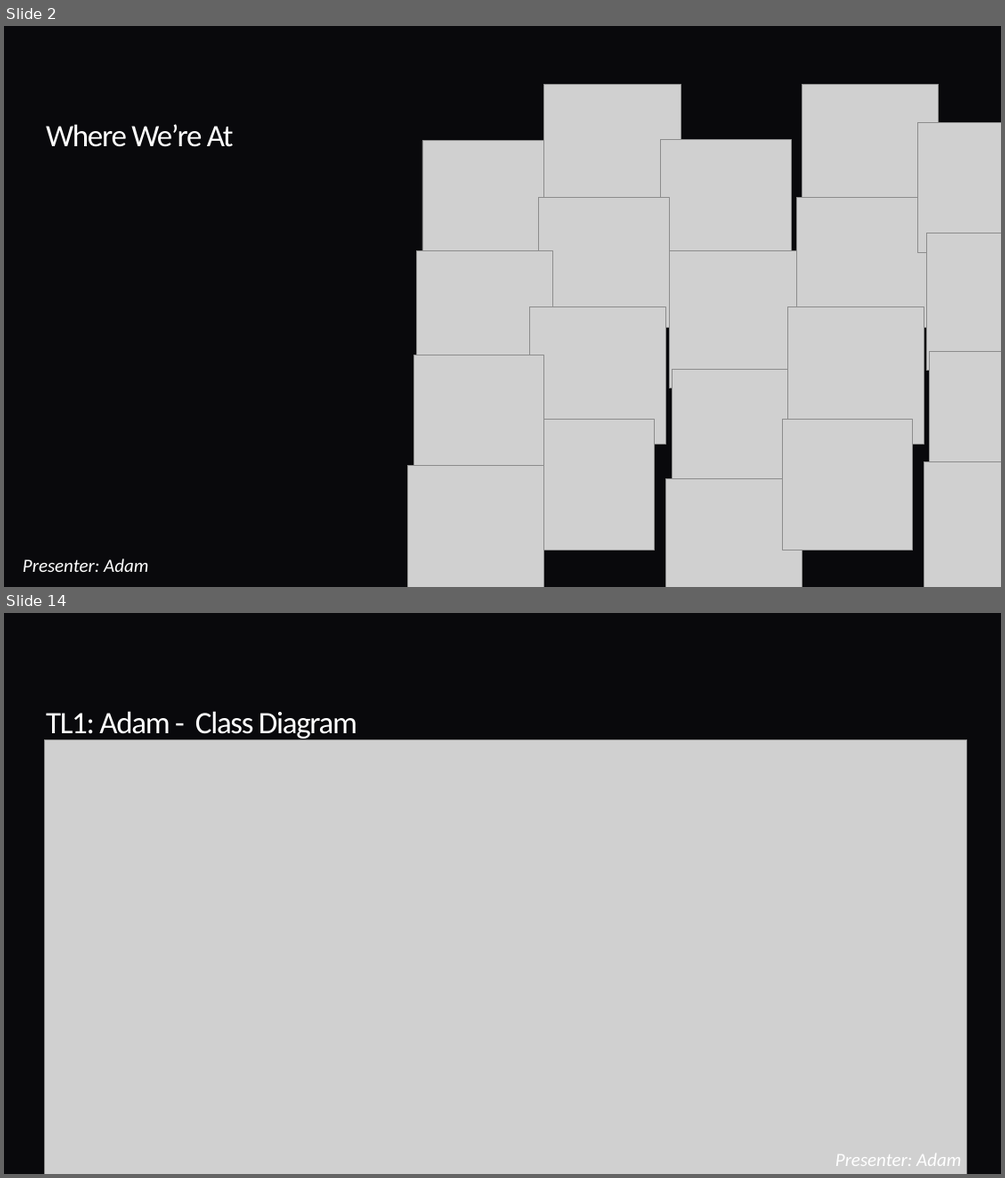
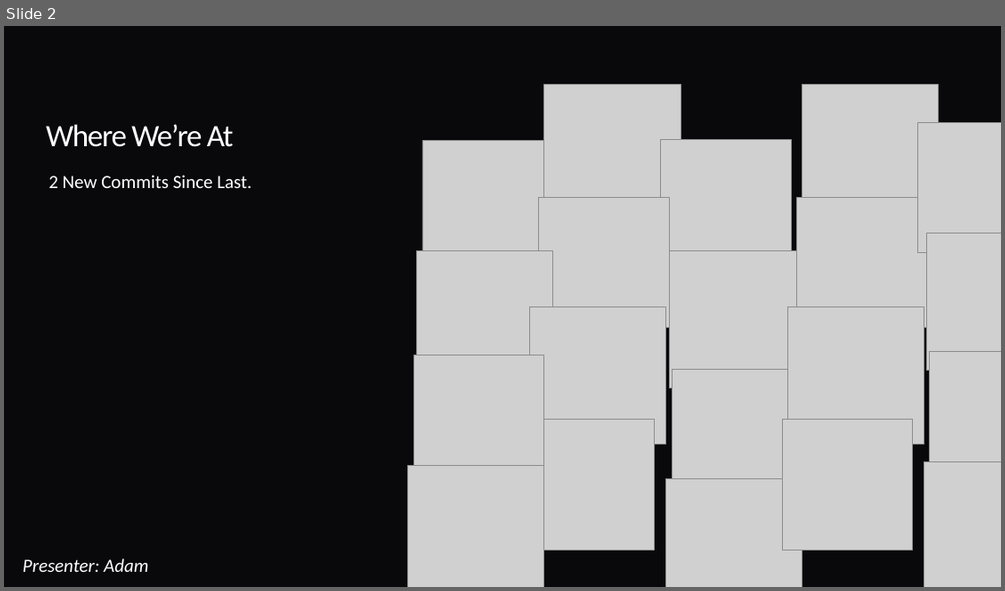
Before and after one commit to programDraconic/IGTTAWAGMTAVSBHVFDAOUM, a slide deck: docs/presentations/TL1-SA/C3383 TL1 STATUS UPDATE 20261117.pptx. Shown one above the other, each under a label of ours: slides 2 and 14 before the commit, slide 2 after it; the slides between them are not shown. The pictures are 1005x1178 and 1005x591 pixels, drawn with LibreOffice and Linux fonts; fonts in the diff are those of the drawing; grey boxes stand for pictures; background and template pictures are left out. Boxes give left, top, right and bottom in pixels: in the first picture for what was removed or moved away, otherwise in the second. Text is boxed around its words. In the diff, an @@ line names an element or a change of style, - is before the commit and + after.

```diff
--- a/docs/presentations/TL1-SA/C3383 TL1 STATUS UPDATE 20261117.pptx
+++ b/docs/presentations/TL1-SA/C3383 TL1 STATUS UPDATE 20261117.pptx
@@ slide 14 removed at [4,613,1001,1174], background #09090C @@
@@ title removed at [46,711,357,741] @@
-TL1: Adam - Class Diagram
@@ picture removed at [45,740,967,1174] @@
@@ text removed at [835,1153,961,1166] @@
-Presenter: Adam
@@ slide 2 changed as well @@
@@ text added at [48,175,251,188], 18 pt, text #FFFFFF @@
+2 New Commits Since Last.
```
Also in this commit, not shown: 1 other slide changed, 14 slides added, 36 other slides removed, 2 other files.
